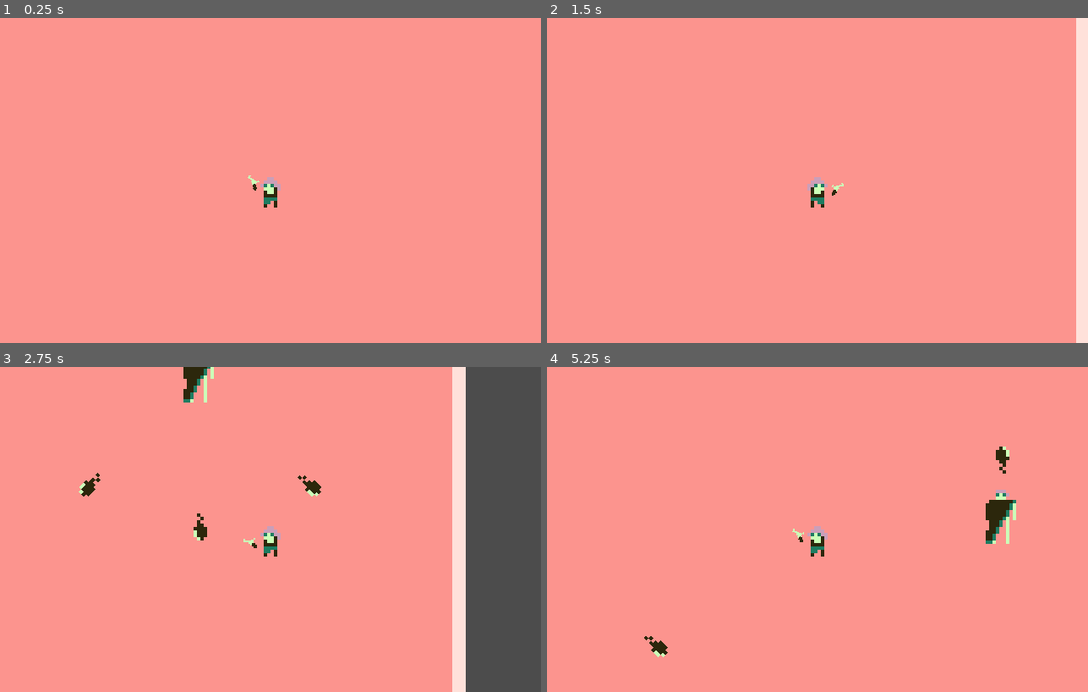
Above: before the commit, frames 1-4 (two rows, left to right).
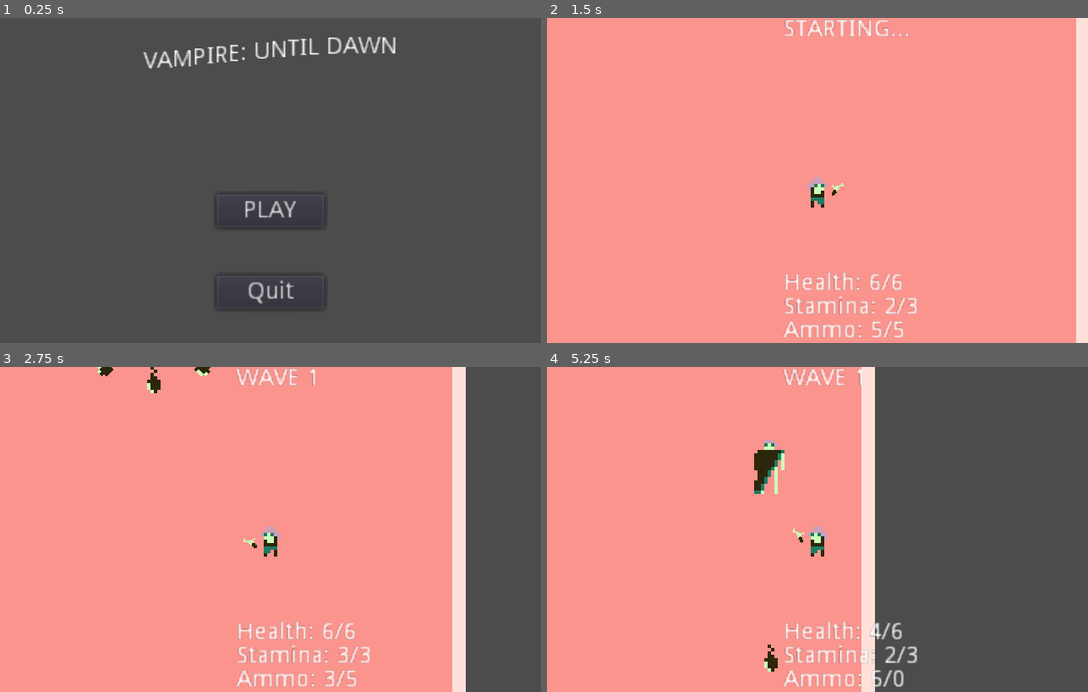
Above: after the commit, the same moments.

Repository: prezrenz/vampires-until-dawn
Game: Godot game, scene res://ui/MainMenu.tscn
The game is run twice, just before and just after one commit, with the same random seed, the same clock (stepped at 60 frames per second) and the same inputs. Before the commit the project starts from res://Game.tscn.
Inputs (mouse positions are in pixels of both pictures, inside the frame that each line leads up to):
- Up to frame 1 (0.25 s): no input
- Up to frame 2 (1.5 s): click (817, 209) at 0.5 s, where only the run after the commit has a clickable "PLAY"; tap Enter at 1.25 s; move the mouse to (936, 164) at 1.27 s; hold D (move_right) from 1.28 s (still down); tap Space (dodge) at 1.35 s
- Up to frame 3 (2.75 s): click (389, 513) at 1.55 s; move the mouse to (162, 545) at 2.02 s; release D (move_right) at 2.03 s; hold S (move_down) from 2.03 s (still down); click (162, 545) at 2.1 s; tap Space (dodge) at 2.3 s
- Up to frame 4 (5.25 s): move the mouse to (871, 458) at 2.77 s; release S (move_down) at 2.78 s; hold D (move_right) 2.78-3.53 s; tap Space (dodge) at 2.85, 3.8, 4.35 s; click (871, 458) at 3.05 s; move the mouse to (790, 594) at 3.52 s; hold W (move_up) 3.53-4.28 s; click (790, 594) at 3.6 s; move the mouse to (979, 578) at 4.27 s; hold A (move_left) from 4.28 s (still down); click (979, 578) at 4.55 s; tap R (reload) at 4.9 s; move the mouse to (655, 480) at 5.02 s; click (655, 480) at 5.1 s

The runs differ from the first frame. In frame 1, 100% of the frame differs, in the area x 0-100%, y 0-100%; in frame 2, 1.9%; in frame 3, 2.6%; in frame 4, 44%.

Commit message:
implement ui and wave 3 vampire power spike, closed game loop

Diff:
--- a/Game.gd
+++ b/Game.gd
@@ -2,11 +2,13 @@
 
 
 onready var vampire = preload("res://Vampire.tscn")
+var current_wave = 0
 
 
 # Called when the node enters the scene tree for the first time.
 func _ready():
 	$StartWave.start()
+	$UI/WaveStatus.text = "STARTING..."
 
 
 # Called every frame. 'delta' is the elapsed time since the previous frame.
@@ -19,11 +21,51 @@
 	new_vampire.global_position = $VampireSpawn.global_position
 	add_child(new_vampire)
 
+	current_wave += 1
+
+	if current_wave == 3:
+		new_vampire.bats_to_spawn = 12
+		new_vampire.speed += 400
+		new_vampire.hits_to_stun = 8
+
+	$WaveTimer.start()
+	$UI/WaveStatus.text = "WAVE " + str(current_wave)
+
 
 func _on_WaveTimer_timeout():
 	get_node("Vampire").queue_free()
+
+	if current_wave == 3:
+		$UI/WinScreen.visible = true
+		$UI/WaveStatus.text = "THE END..."
+
 	$BreatheTimer.start()
+	$UI/WaveStatus.text = "RESTING..."
 
 
 func _on_BreatheTimer_timeout():
 	$StartWave.start()
+	$UI/WaveStatus.text = "STARTING..."
+
+
+func _on_Player_update_health(current_health, max_health):
+	var hp_str = "Health: " + str(current_health) + "/" + str(max_health)
+	$UI/HealthLabel.text = hp_str
+
+
+func _on_Player_update_dodges(current_dodges, max_dodges):
+	var dod_str = "Stamina: " + str(current_dodges) + "/" + str(max_dodges)
+	$UI/DodgeLabel.text = dod_str
+
+
+func _on_Player_update_ammo(current_chamber, current_ammo):
+	var ammo_str = "Ammo: " + str(current_chamber) + "/" + str(current_ammo)
+	$UI/AmmoLabel.text = ammo_str
+
+
+func _on_Player_died():
+	$UI/DeathScreen.visible = true
+
+
+func _on_Button_button_up():
+	get_tree().change_scene("res://ui/MainMenu.tscn")
--- a/Game.tscn
+++ b/Game.tscn
@@ -152,12 +152,130 @@
 autostart = true
 
 [node name="WaveTimer" type="Timer" parent="."]
-wait_time = 5.0
+wait_time = 60.0
 one_shot = true
 
 [node name="BreatheTimer" type="Timer" parent="."]
+wait_time = 15.0
 one_shot = true
 
+[node name="UI" type="CanvasLayer" parent="."]
+
+[node name="HealthLabel" type="Label" parent="UI"]
+anchor_left = 0.5
+anchor_top = 1.0
+anchor_right = 0.5
+anchor_bottom = 1.0
+margin_left = -20.0
+margin_top = -42.0
+margin_right = 20.0
+margin_bottom = -28.0
+text = "S"
+
+[node name="AmmoLabel" type="Label" parent="UI"]
+anchor_left = 0.5
+anchor_top = 1.0
+anchor_right = 0.5
+anchor_bottom = 1.0
+margin_left = -20.0
+margin_top = -14.0
+margin_right = 20.0
+text = "S"
+
+[node name="DodgeLabel" type="Label" parent="UI"]
+anchor_left = 0.5
+anchor_top = 1.0
+anchor_right = 0.5
+anchor_bottom = 1.0
+margin_left = -20.0
+margin_top = -28.0
+margin_right = 20.0
+margin_bottom = -14.0
+text = "S"
+
+[node name="WaveStatus" type="Label" parent="UI"]
+anchor_left = 0.5
+anchor_right = 0.5
+margin_left = -20.0
+margin_right = 20.0
+margin_bottom = 14.0
+
+[node name="DeathScreen" type="PanelContainer" parent="UI"]
+visible = false
+anchor_left = 0.5
+anchor_top = 0.5
+anchor_right = 0.5
+anchor_bottom = 0.5
+margin_left = -55.5
+margin_top = -20.0
+margin_right = 55.5
+margin_bottom = 20.0
+
+[node name="VBoxContainer" type="VBoxContainer" parent="UI/DeathScreen"]
+margin_left = 7.0
+margin_top = 7.0
+margin_right = 118.0
+margin_bottom = 45.0
+
+[node name="Label" type="Label" parent="UI/DeathScreen/VBoxContainer"]
+margin_right = 111.0
+margin_bottom = 14.0
+text = "YOU DIED..."
+align = 1
+
+[node name="Button" type="Button" parent="UI/DeathScreen/VBoxContainer"]
+margin_top = 18.0
+margin_right = 111.0
+margin_bottom = 38.0
+text = "Return to Menu"
+
+[node name="WinScreen" type="PanelContainer" parent="UI"]
+visible = false
+anchor_left = 0.5
+anchor_top = 0.5
+anchor_right = 0.5
+anchor_bottom = 0.5
+margin_left = -118.0
+margin_top = -49.0
+margin_right = 118.0
+margin_bottom = 49.0
+
+[node name="VBoxContainer" type="VBoxContainer" parent="UI/WinScreen"]
+margin_left = 7.0
+margin_top = 7.0
+margin_right = 229.0
+margin_bottom = 106.0
+grow_horizontal = 2
+
+[node name="Label" type="RichTextLabel" parent="UI/WinScreen/VBoxContainer"]
+margin_right = 222.0
+margin_bottom = 75.0
+rect_min_size = Vector2( 222, 0 )
+bbcode_enabled = true
+bbcode_text = "[center]THE SUN RISES,
+YOU SURVIVED...
+
+THANKS FOR PLAYING!
+Made By Prezrenz[/center]"
+text = "THE SUN RISES,
+YOU SURVIVED...
+
+THANKS FOR PLAYING!
+Made By Prezrenz"
+fit_content_height = true
+
+[node name="Button" type="Button" parent="UI/WinScreen/VBoxContainer"]
+margin_top = 79.0
+margin_right = 222.0
+margin_bottom = 99.0
+text = "Return to Menu"
+
+[connection signal="died" from="Player" to="." method="_on_Player_died"]
+[connection signal="update_ammo" from="Player" to="." method="_on_Player_update_ammo"]
+[connection signal="update_dodges" from="Player" to="." method="_on_Player_update_dodges"]
+[connection signal="update_health" from="Player" to="." method="_on_Player_update_health"]
 [connection signal="timeout" from="StartWave" to="." method="_on_StartWave_timeout"]
 [connection signal="timeout" from="WaveTimer" to="." method="_on_WaveTimer_timeout"]
 [connection signal="timeout" from="BreatheTimer" to="." method="_on_BreatheTimer_timeout"]
+[connection signal="button_up" from="UI/DeathScreen/VBoxContainer/Button" to="." method="_on_Button_button_up"]
+[connection signal="button_up" from="UI/WinScreen/VBoxContainer/Button" to="." method="_on_Button_button_up"]
--- a/Player.gd
+++ b/Player.gd
@@ -26,9 +26,17 @@
 
 var can_fire = true
 
+signal update_health
+signal update_ammo
+signal update_dodges
+signal died
+
 
 # Called when the node enters the scene tree for the first time.
 func _ready():
+	emit_signal("update_health", current_health, max_health)
+	emit_signal("update_dodges", current_dodges, max_dodges)
+	emit_signal("update_ammo", current_chamber, current_ammo)
 	$DodgeRecoverTimer.wait_time = default_dodge_regen
 
 
@@ -77,6 +85,7 @@
 
 	current_chamber -= 1
 	$Gun.fire()
+	emit_signal("update_ammo", current_chamber, current_ammo)
 
 
 func reload():
@@ -93,6 +102,7 @@
 	can_fire = false
 	$ReloadTimer.wait_time = default_reload_speed
 	$ReloadTimer.start()
+	emit_signal("update_ammo", current_chamber, current_ammo)
 
 
 func dodge():
@@ -103,19 +113,22 @@
 	speed = dodge_speed
 	$HitBox.set_monitoring(false)
 	$DodgeTimer.start()
+	emit_signal("update_dodges", current_dodges, max_dodges)
 
 
 func die():
 	queue_free() # what happens?
+	emit_signal("died")
 
 
 func damage(direction):
+	current_health -= 1
 	if current_health <= 0:
 		die()
 		return
 
-	current_health -= 1
 	knockback = direction * knockback_force
+	emit_signal("update_health", current_health, max_health)
 
 
 func _on_ReloadTimer_timeout():
@@ -130,6 +143,7 @@
 func _on_DodgeRecoverTimer_timeout():
 	if current_dodges < max_dodges:
 		current_dodges += 1
+		emit_signal("update_dodges", current_dodges, max_dodges)
 
 
 func _on_HitBox_body_entered(body):
--- a/project.godot
+++ b/project.godot
@@ -11,7 +11,7 @@
 [application]
 
 config/name="Vampire Until Dawn"
-run/main_scene="res://Game.tscn"
+run/main_scene="res://ui/MainMenu.tscn"
 config/icon="res://icon.png"
 
 [display]
--- /dev/null
+++ b/ui/GameUI.tscn
@@ -0,0 +1,7 @@
+[gd_scene format=2]
+
+[node name="UI" type="CanvasLayer"]
+
+[node name="HealthLabel" type="Label" parent="."]
+margin_right = 40.0
+margin_bottom = 14.0
--- /dev/null
+++ b/ui/MainMenu.gd
@@ -0,0 +1,25 @@
+extends Control
+
+
+# Declare member variables here. Examples:
+# var a = 2
+# var b = "text"
+
+
+# Called when the node enters the scene tree for the first time.
+func _ready():
+	if OS.has_feature("web"):
+		$QuitButton.visible = false
+
+
+# Called every frame. 'delta' is the elapsed time since the previous frame.
+#func _process(delta):
+#	pass
+
+
+func _on_PlayButton_button_up():
+	get_tree().change_scene("res://Game.tscn")
+
+
+func _on_QuitButton_button_up():
+	get_tree().quit(0)
--- /dev/null
+++ b/ui/MainMenu.tscn
@@ -0,0 +1,39 @@
+[gd_scene load_steps=2 format=2]
+
+[ext_resource path="res://ui/MainMenu.gd" type="Script" id=1]
+
+[node name="MainMenu" type="Control"]
+anchor_right = 1.0
+anchor_bottom = 1.0
+script = ExtResource( 1 )
+
+[node name="RichTextLabel" type="RichTextLabel" parent="."]
+anchor_left = 0.5
+anchor_right = 0.5
+margin_left = -160.0
+margin_right = 160.0
+margin_bottom = 40.0
+bbcode_enabled = true
+bbcode_text = "[wave amp=50 freq=2][center]VAMPIRE: UNTIL DAWN[/center][/wave]"
+text = "VAMPIRE: UNTIL DAWN"
+
+[node name="PlayButton" type="Button" parent="."]
+anchor_left = 0.5
+anchor_right = 0.5
+margin_left = -32.0
+margin_top = 104.0
+margin_right = 32.0
+margin_bottom = 124.0
+text = "PLAY"
+
+[node name="QuitButton" type="Button" parent="."]
+anchor_left = 0.5
+anchor_right = 0.5
+margin_left = -32.0
+margin_top = 152.0
+margin_right = 32.0
+margin_bottom = 172.0
+text = "Quit"
+
+[connection signal="button_up" from="PlayButton" to="." method="_on_PlayButton_button_up"]
+[connection signal="button_up" from="QuitButton" to="." method="_on_QuitButton_button_up"]
Not shown, changed: notes/gamejam plan.txt
